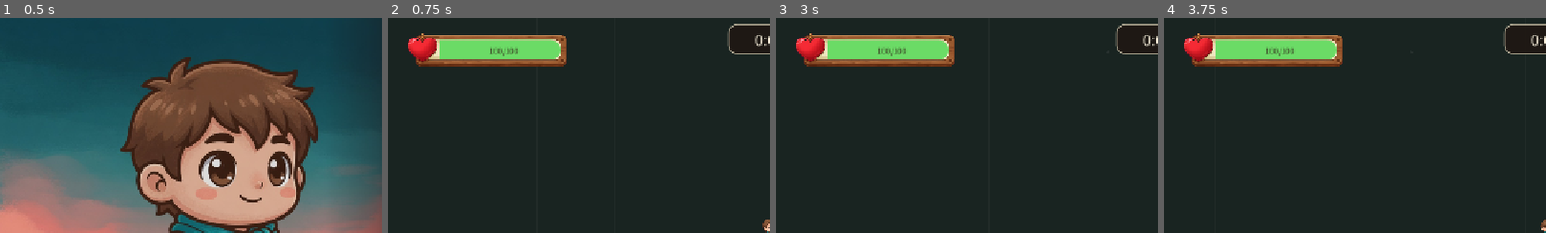
Above: before the commit, frames 1-4 (left to right).
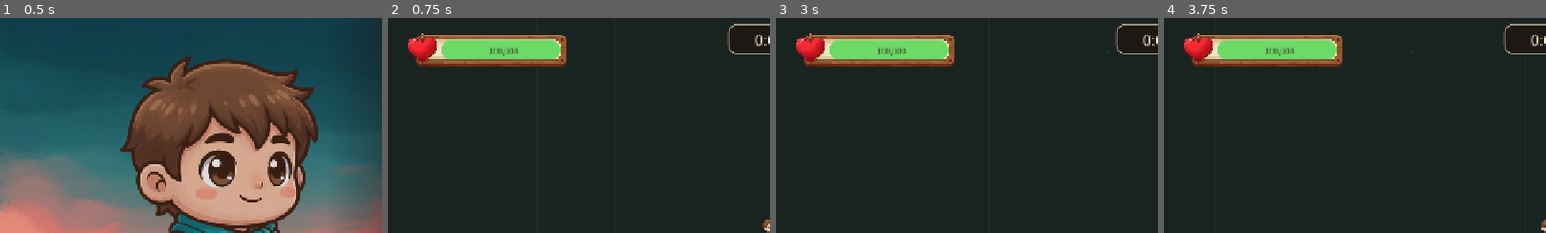
Above: after the commit, the same moments.

Repository: zoubaizoubai/survival_test
Game: Godot game, scene res://scenes/home.tscn
Same seed, same stepped clock (60 frames per second), same inputs: the game is played once before the commit and once after it. The engine's default icon, where the game draws it, is replaced by a stand-in: a white triangle on a blue panel in a dark square.
Inputs (mouse positions are % of the whole screen's width and height, from its top left):
- Up to frame 1 (0.5 s): no input
- Up to frame 2 (0.75 s): click "开始游戏" at 0.5 s
- Up to frame 3 (3 s): click (97, 5) at 1.25 s; click "重新开始" at 2 s; tap Enter (ui_accept) at 2.75 s; move the mouse to (72, 45) at 2.77 s; hold D (move_right) from 2.78 s (still down); tap Space at 2.85 s; click (72, 45) at 2.92 s
- Up to frame 4 (3.75 s): tap Enter (ui_accept) at 3.02, 3.32 s; release D (move_right) at 3.5 s; drag from (30, 55) to (45, 70) at 3.52 s
The pictures show only the part of the screen within x 0-50%, y 0-50%; the shares and areas given below are measured in that part.

Frame 1 is identical in both runs. In frame 2, 0.1% of the frame differs, in the area x 6-16%, y 9-20%; in frame 3, 0.1%; in frame 4, 0.1%.

Commit message:
fix: redesign HUD progress bars (survival-acj)

Diff:
--- a/scripts/hud.gd
+++ b/scripts/hud.gd
@@ -42,7 +42,7 @@
 	low_overlay.mouse_filter = Control.MOUSE_FILTER_IGNORE
 	add_child(low_overlay)
 
-	var hp_parts: Dictionary = _make_framed_bar("HpBg", "res://assets/ui/hp_bar.png", Vector2(300, 88), Color(0.42, 0.86, 0.40), Rect2(0.1680, 0.3046, 0.7441, 0.3775))
+	var hp_parts: Dictionary = _make_framed_bar("HpBg", "res://assets/ui/hp_bar.png", Vector2(300, 88), Color(0.42, 0.86, 0.40), Rect2(0.2422, 0.3046, 0.6699, 0.3775))
 	_hp_bg = hp_parts["wrap"]
 	hp_fill = hp_parts["fill"]
 	_hp_trough = hp_parts["trough"]
@@ -127,7 +127,7 @@
 	)
 	add_child(pause_btn)
 
-	var xp_parts: Dictionary = _make_framed_bar("XpBar", "res://assets/ui/xp_bar.png", Vector2(420, 126), Color(0.32, 0.72, 0.95), Rect2(0.1367, 0.3052, 0.7754, 0.3766))
+	var xp_parts: Dictionary = _make_framed_bar("XpBar", "res://assets/ui/xp_bar.png", Vector2(420, 126), Color(0.32, 0.72, 0.95), Rect2(0.2070, 0.3052, 0.7051, 0.3766))
 	_xp_bar = xp_parts["wrap"]
 	xp_fill = xp_parts["fill"]
 	_xp_trough = xp_parts["trough"]
@@ -298,42 +298,11 @@
 	var fsb := StyleBoxFlat.new()
 	fsb.bg_color = fill_color
 	fsb.set_corner_radius_all(20)
+	fsb.corner_detail = 12
 	fill.add_theme_stylebox_override("panel", fsb)
 	trough.add_child(fill)
-	# The source texture contains both the opaque trough background and the
-	# wooden/icon decoration. Redraw only its border/icon pixels above the fill.
-	var decor := TextureRect.new()
-	decor.name = "Decor"
-	decor.texture = frame.texture
-	decor.expand_mode = TextureRect.EXPAND_IGNORE_SIZE
-	decor.stretch_mode = TextureRect.STRETCH_KEEP_ASPECT_CENTERED
-	decor.mouse_filter = Control.MOUSE_FILTER_IGNORE
-	var decor_shader := Shader.new()
-	decor_shader.code = """
-shader_type canvas_item;
-uniform vec4 trough_rect;
-uniform float icon_end = 0.235;
-
-void fragment() {
-	vec4 tex_color = texture(TEXTURE, UV);
-	bool inside_trough = UV.x >= trough_rect.x
-		&& UV.x <= trough_rect.x + trough_rect.z
-		&& UV.y >= trough_rect.y
-		&& UV.y <= trough_rect.y + trough_rect.w;
-	if (inside_trough && UV.x >= icon_end) {
-		tex_color.a = 0.0;
-	}
-	COLOR = tex_color;
-}
-"""
-	var decor_material := ShaderMaterial.new()
-	decor_material.shader = decor_shader
-	decor_material.set_shader_parameter("trough_rect", Vector4(trough_uv.position.x, trough_uv.position.y, trough_uv.size.x, trough_uv.size.y))
-	decor.material = decor_material
-	wrap.add_child(decor)
-	decor.set_anchors_and_offsets_preset(Control.PRESET_FULL_RECT)
 	_layout_trough(wrap)
-	return {"wrap": wrap, "trough": trough, "fill": fill, "decor": decor}
+	return {"wrap": wrap, "trough": trough, "fill": fill}
 
 
 func _layout_trough(wrap: Control) -> void:
@@ -367,12 +336,16 @@
 	if fill == null or trough == null:
 		return
 	var h: float = trough.size.y
+	var w: float = trough.size.x * clampf(pct, 0.0, 1.0)
 	fill.position = Vector2.ZERO
-	fill.size = Vector2(trough.size.x * clampf(pct, 0.0, 1.0), h)
+	fill.size = Vector2(w, h)
+	fill.visible = w > 0.01
 	if fill is Panel:
 		var sb: StyleBox = (fill as Panel).get_theme_stylebox("panel")
 		if sb is StyleBoxFlat:
-			(sb as StyleBoxFlat).set_corner_radius_all(int(round(h * 0.5)))
+			# Clamp the radius to both dimensions so tiny values remain circular
+			# instead of collapsing into a square or an invalid capsule.
+			(sb as StyleBoxFlat).set_corner_radius_all(int(round(minf(h, w) * 0.5)))
 
 
 func _set_fill_color(fill: Control, col: Color) -> void:
--- a/tests/run_tests.gd
+++ b/tests/run_tests.gd
@@ -289,10 +289,29 @@
 	var hp_bar: Control = hud.get("_hp_bg") as Control
 	var xp_bar: Control = hud.get("_xp_bar") as Control
 	var level_badge: PanelContainer = hud.get("_level_badge") as PanelContainer
+	var hp_trough: Control = hud.get("_hp_trough") as Control
+	var xp_trough: Control = hud.get("_xp_trough") as Control
+	var hp_fill: Control = hud.get("hp_fill") as Control
+	var xp_fill: Control = hud.get("xp_fill") as Control
 	_assert(hp_bar.size == Vector2(300, 88), "生命条保持装饰图比例", "生命条尺寸=%s" % str(hp_bar.size))
 	_assert(xp_bar.size == Vector2(420, 126), "经验条保持装饰图比例", "经验条尺寸=%s" % str(xp_bar.size))
-	_assert(hp_bar.get_node("Frame").get_index() < hp_bar.get_node("Trough").get_index() and hp_bar.get_node("Trough").get_index() < hp_bar.get_node("Decor").get_index(), "生命填充夹在底图与木框装饰之间", "生命条图层顺序错误")
-	_assert(xp_bar.get_node("Frame").get_index() < xp_bar.get_node("Trough").get_index() and xp_bar.get_node("Trough").get_index() < xp_bar.get_node("Decor").get_index(), "经验填充夹在底图与木框装饰之间", "经验条图层顺序错误")
+	_assert(hp_bar.get_node("Frame").get_index() < hp_bar.get_node("Trough").get_index(), "生命填充位于内槽底图上层", "生命条图层顺序错误")
+	_assert(xp_bar.get_node("Frame").get_index() < xp_bar.get_node("Trough").get_index(), "经验填充位于内槽底图上层", "经验条图层顺序错误")
+	_assert(hp_trough.position.x > hp_bar.size.x * 0.23 and xp_trough.position.x > xp_bar.size.x * 0.19, "状态条分别从心形/星形右侧起步", "hp=%s xp=%s" % [str(hp_trough.position), str(xp_trough.position)])
+	hud._set_fill(hp_fill, hp_trough, 0.0)
+	_assert(not hp_fill.visible and is_zero_approx(hp_fill.size.x), "0% 生命不显示填充", "visible=%s size=%s" % [str(hp_fill.visible), str(hp_fill.size)])
+	hud._set_fill(hp_fill, hp_trough, 0.05)
+	var hp_fill_style: StyleBoxFlat = (hp_fill as Panel).get_theme_stylebox("panel") as StyleBoxFlat
+	var expected_low_radius: int = int(round(minf(hp_trough.size.y, hp_fill.size.x) * 0.5))
+	_assert(is_equal_approx(hp_fill.size.x, hp_trough.size.x * 0.05), "5% 生命填充宽度准确", "fill=%s trough=%s" % [str(hp_fill.size), str(hp_trough.size)])
+	_assert(hp_fill_style.get_corner_radius(CORNER_TOP_LEFT) == expected_low_radius, "低进度端帽保持圆滑", "radius=%d expected=%d" % [hp_fill_style.get_corner_radius(CORNER_TOP_LEFT), expected_low_radius])
+	hud._set_fill(xp_fill, xp_trough, 0.5)
+	_assert(is_equal_approx(xp_fill.size.x, xp_trough.size.x * 0.5), "50% 经验填充宽度准确", "fill=%s trough=%s" % [str(xp_fill.size), str(xp_trough.size)])
+	hud._set_fill(xp_fill, xp_trough, 1.0)
+	var xp_fill_style: StyleBoxFlat = (xp_fill as Panel).get_theme_stylebox("panel") as StyleBoxFlat
+	_assert(xp_fill.position == Vector2.ZERO and is_equal_approx(xp_fill.size.x, xp_trough.size.x), "100% 经验完整填满内槽", "fill=%s trough=%s" % [str(xp_fill.size), str(xp_trough.size)])
+	_assert(xp_fill_style.get_corner_radius(CORNER_TOP_RIGHT) == int(round(xp_trough.size.y * 0.5)), "100% 经验两端圆角匹配内槽", "radius=%d height=%f" % [xp_fill_style.get_corner_radius(CORNER_TOP_RIGHT), xp_trough.size.y])
+	hud._process(0.0)
 	_assert(level_badge != null and hud.get("lv_label").get_parent() == level_badge, "等级信息独立于经验填充", "等级信息仍压在经验条内")
 	_assert(float(g.get("elapsed")) < 0.1, "初始 elapsed 接近 0", "elapsed=%s" % str(g.get("elapsed")))
 	_assert(g.get("running") == true, "初始 running 为 true", "running=%s" % str(g.get("running")))
Not shown, changed: .beads/interactions.jsonl
Not shown, changed: data/README.md
